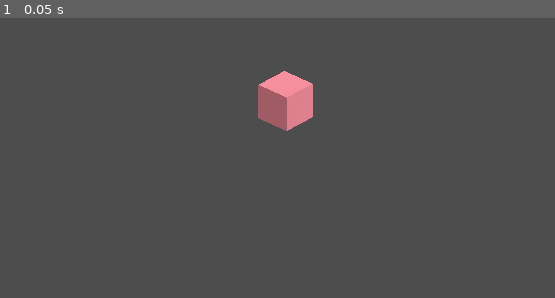
Above: before the commit, frame 1.
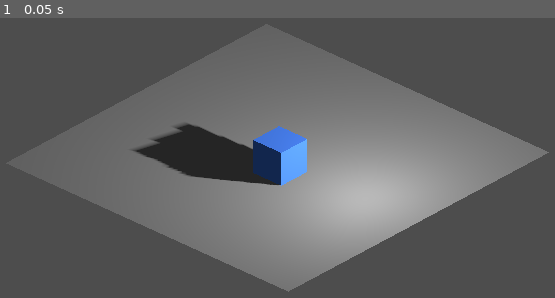
Above: after the commit, the same moment.

Repository: leo-petrucci/selective-pixelation-demo
Game: Godot game, scene res://Pixelation.tscn
Two runs of this game, one before a commit and one after it. Both use one fixed random seed, a clock stepped at 60 frames per second and the inputs below. The project has no main scene, so this scene is started directly.
Inputs:
- Up to frame 1 (0.05 s): no input

The runs differ from the first frame. In frame 1, 43% of the frame differs, in the area x 12-99%, y 9-98%.
Error in both runs: Cannot call method 'shader_compile_spirv_from_source' on a null value. (res://DepthScene/MainViewportComposite.gd:88)

Commit message:
Move stuff around

Diff:
--- a/Pixelation.tscn
+++ b/Pixelation.tscn
@@ -6,6 +6,28 @@
 [ext_resource type="Script" uid="uid://cmnxxt0wl77qn" path="res://DepthScene/SubViewportRendering.gd" id="3_73hu7"]
 [ext_resource type="Script" uid="uid://3skkdvu2ys6b" path="res://PixelateStylizerEffect.gd" id="3_uopu5"]
 [ext_resource type="Script" uid="uid://ddoab2cudw5js" path="res://DepthScene/SubViewportDepthCapture.gd" id="6_f0oaa"]
+
+[sub_resource type="CompositorEffect" id="CompositorEffect_cwq4j"]
+resource_local_to_scene = false
+resource_name = ""
+enabled = true
+effect_callback_type = 4
+needs_motion_vectors = false
+needs_normal_roughness = false
+script = ExtResource("1_u6uiu")
+metadata/_custom_type_script = "uid://cr36k2ihhlwoo"
+
+[sub_resource type="CompositorEffect" id="CompositorEffect_73hu7"]
+resource_local_to_scene = false
+resource_name = ""
+enabled = false
+effect_callback_type = 3
+access_resolved_color = false
+access_resolved_depth = false
+needs_motion_vectors = false
+needs_normal_roughness = true
+script = ExtResource("3_uopu5")
+metadata/_custom_type_script = "uid://3skkdvu2ys6b"
 
 [sub_resource type="CompositorEffect" id="CompositorEffect_hthu2"]
 resource_local_to_scene = false
@@ -19,16 +41,7 @@
 metadata/_custom_type_script = "uid://ctf16yxdufstx"
 
 [sub_resource type="Compositor" id="Compositor_cwq4j"]
-compositor_effects = Array[CompositorEffect]([SubResource("CompositorEffect_hthu2")])
-
-[sub_resource type="StandardMaterial3D" id="StandardMaterial3D_uopu5"]
-render_priority = 1
-albedo_color = Color(0.99718195, 0.5719351, 0.6343763, 1)
-
-[sub_resource type="BoxMesh" id="BoxMesh_konoi"]
-material = SubResource("StandardMaterial3D_uopu5")
-
-[sub_resource type="Environment" id="Environment_f0oaa"]
+compositor_effects = Array[CompositorEffect]([SubResource("CompositorEffect_cwq4j"), SubResource("CompositorEffect_73hu7"), SubResource("CompositorEffect_hthu2")])
 
 [sub_resource type="PlaneMesh" id="PlaneMesh_hthu2"]
 
@@ -38,30 +51,13 @@
 [sub_resource type="BoxMesh" id="BoxMesh_qxvj5"]
 material = SubResource("StandardMaterial3D_cwq4j")
 
-[sub_resource type="CompositorEffect" id="CompositorEffect_uopu5"]
-resource_local_to_scene = false
-resource_name = ""
-enabled = true
-effect_callback_type = 4
-needs_motion_vectors = false
-needs_normal_roughness = false
-script = ExtResource("1_u6uiu")
-metadata/_custom_type_script = "uid://qhx6ryp57xon"
+[sub_resource type="Environment" id="Environment_f0oaa"]
 
-[sub_resource type="CompositorEffect" id="CompositorEffect_u6uiu"]
-resource_local_to_scene = false
-resource_name = ""
-enabled = false
-effect_callback_type = 3
-access_resolved_color = false
-access_resolved_depth = false
-needs_motion_vectors = false
-needs_normal_roughness = true
-script = ExtResource("3_uopu5")
-shadow_strength = 1.0
-highlight_strength = 1.0
-edge_thickness = 4.0
-metadata/_custom_type_script = "uid://c7nuq0uqn17pe"
+[sub_resource type="StandardMaterial3D" id="StandardMaterial3D_uopu5"]
+albedo_color = Color(0.99718195, 0.5719351, 0.6343763, 1)
+
+[sub_resource type="BoxMesh" id="BoxMesh_konoi"]
+material = SubResource("StandardMaterial3D_uopu5")
 
 [sub_resource type="CompositorEffect" id="CompositorEffect_konoi"]
 resource_local_to_scene = false
@@ -75,13 +71,13 @@
 metadata/_custom_type_script = "uid://ddoab2cudw5js"
 
 [sub_resource type="Compositor" id="Compositor_afcaj"]
-compositor_effects = Array[CompositorEffect]([SubResource("CompositorEffect_uopu5"), SubResource("CompositorEffect_u6uiu"), SubResource("CompositorEffect_konoi")])
+compositor_effects = Array[CompositorEffect]([SubResource("CompositorEffect_konoi")])
 
 [node name="Pixelation" type="Node3D"]
 
 [node name="Camera" type="Camera3D" parent="."]
 transform = Transform3D(0.67815965, 0.36188927, -0.6396371, 0, 0.87035567, 0.49242356, 0.7349146, -0.3339418, 0.5902401, -5.236, 5.112, 5.294)
-cull_mask = 2
+cull_mask = 1
 compositor = SubResource("Compositor_cwq4j")
 projection = 1
 current = true
@@ -89,16 +85,27 @@
 near = 0.621
 far = 3919.4
 
-[node name="NormalCube" type="MeshInstance3D" parent="."]
-transform = Transform3D(1, 0, 0, 0, 1, 0, 0, 0, 1, 1.7207558, 0.48088872, -1.3000727)
-layers = 2
-mesh = SubResource("BoxMesh_konoi")
+[node name="Floor" type="MeshInstance3D" parent="."]
+transform = Transform3D(5, 0, 0, 0, 5, 0, 0, 0, 5, 0, 0, 0)
+mesh = SubResource("PlaneMesh_hthu2")
+
+[node name="PixelCube" type="MeshInstance3D" parent="."]
+transform = Transform3D(1, 0, 0, 0, 1, 0, 0, 0, 1, -0.51749635, 0.481, 0.5756538)
+mesh = SubResource("BoxMesh_qxvj5")
 
 [node name="WorldEnvironment" type="WorldEnvironment" parent="."]
 environment = SubResource("Environment_f0oaa")
 
+[node name="OmniLight3D" type="OmniLight3D" parent="."]
+transform = Transform3D(0.9599521, 0.21103461, -0.18427242, 0, 0.6577303, 0.7532535, 0.28016412, -0.7230873, 0.63138956, 0.18488288, 1.6680105, 3.0516787)
+layers = 2147483647
+shadow_enabled = true
+omni_range = 55.236
+omni_attenuation = 0.091
+
 [node name="DirectionalLight3D" type="DirectionalLight3D" parent="."]
 transform = Transform3D(0.9599521, 0.21103461, -0.18427242, 0, 0.6577303, 0.7532535, 0.28016412, -0.7230873, 0.63138956, 0, 0, 0)
+visible = false
 layers = 2147483647
 
 [node name="SubViewportContainer" type="SubViewportContainer" parent="."]
@@ -110,28 +117,24 @@
 grow_vertical = 2
 stretch = true
 
-[node name="MapViewport" type="SubViewport" parent="SubViewportContainer"]
+[node name="NonPixelatedViewport" type="SubViewport" parent="SubViewportContainer"]
 handle_input_locally = false
 size = Vector2i(1152, 648)
 render_target_update_mode = 0
 script = ExtResource("3_73hu7")
 
-[node name="WorldEnvironment" type="WorldEnvironment" parent="SubViewportContainer/MapViewport"]
+[node name="WorldEnvironment" type="WorldEnvironment" parent="SubViewportContainer/NonPixelatedViewport"]
 environment = SubResource("Environment_f0oaa")
 
-[node name="Floor" type="MeshInstance3D" parent="SubViewportContainer/MapViewport"]
-transform = Transform3D(5, 0, 0, 0, 5, 0, 0, 0, 5, 0, 0, 0)
-mesh = SubResource("PlaneMesh_hthu2")
+[node name="NormalCube" type="MeshInstance3D" parent="SubViewportContainer/NonPixelatedViewport"]
+transform = Transform3D(1, 0, 0, 0, 1, 0, 0, 0, 1, 1.0195042, 0.4808885, -0.9262388)
+layers = 2
+mesh = SubResource("BoxMesh_konoi")
 skeleton = NodePath("../../..")
 
-[node name="PixelCube" type="MeshInstance3D" parent="SubViewportContainer/MapViewport"]
-transform = Transform3D(1, 0, 0, 0, 1, 0, 0, 0, 1, 0.099, 0.481, -0.989)
-mesh = SubResource("BoxMesh_qxvj5")
-skeleton = NodePath("../../..")
-
-[node name="Camera" type="Camera3D" parent="SubViewportContainer/MapViewport"]
+[node name="Camera" type="Camera3D" parent="SubViewportContainer/NonPixelatedViewport"]
 transform = Transform3D(0.67815965, 0.36188927, -0.6396371, 0, 0.87035567, 0.49242356, 0.7349146, -0.3339418, 0.5902401, -5.236, 5.112, 5.294)
-cull_mask = 1
+cull_mask = 2
 compositor = SubResource("Compositor_afcaj")
 projection = 1
 current = true
